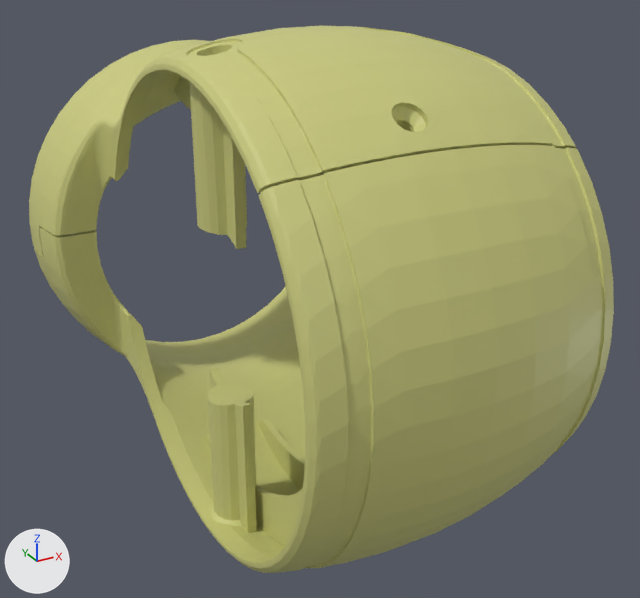
Renders of the COLLADA model scenes/dae/Body_RSR_vis.dae from each side of a commit.
One viewpoint serves both versions: a 50 mm camera at (-0.1075, -0.1484, 0.0728) aimed at (-0.0235, 0.0044, -0.0036). Lighting does not change. The marker at lower left points along +X, +Y and +Z. Vertices at the same position are counted once.

Names of what the first picture shows: 'node'.
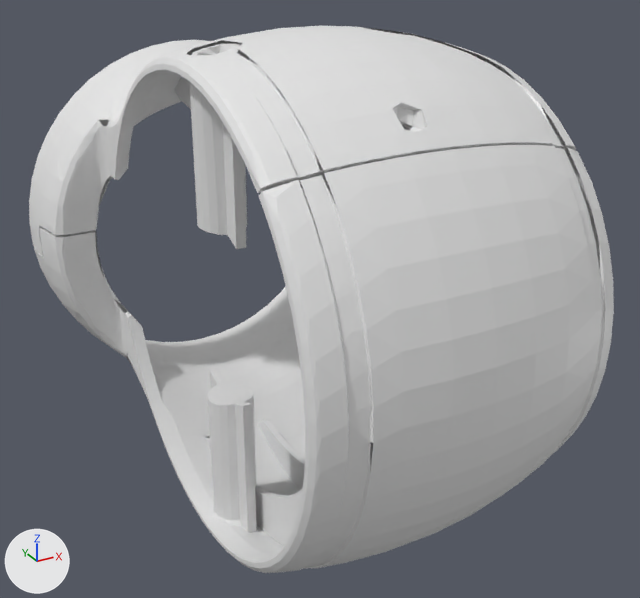
Where the change shows, as pixel boxes (x1, y1, x2, y2) in the pictures (640 x 598 px):
part 1 of me_shape0, deleted (yellow)
    before: (30, 26, 605, 569)
part 2 of me_shape0, recoloured (beige to grey)
    both: (29, 26, 614, 573)

Patch to the scene script:
```diff
--- a/scenes/dae/Body_RSR_vis.dae.py
+++ b/scenes/dae/Body_RSR_vis.dae.py
@@ me_shape0 @@
 # used by ob_node; location = (0.0, 0.0, 0.0)
-me_shape0.from_pydata(...)  # 5761 vertices, 11534 faces; spans x -0.0699..0.0161, y -0.0529..0.069, z -0.0529..0.0529
+me_shape0.from_pydata(...)  # 3058 vertices, 5903 faces; spans x -0.0699..0.0161, y -0.0529..0.069, z -0.0529..0.0529
+# me_shape0 part 1: 2703 vertices removed from x -0.0697..0.0159, y -0.0512..0.069, z -0.0525..0.0525
+# me_shape0 part 2: 3722 faces spanning x -0.0699..0.0161, y -0.0529..0.069, z -0.0529..0.0529 switch from mat_vertex_colours to no material
```
